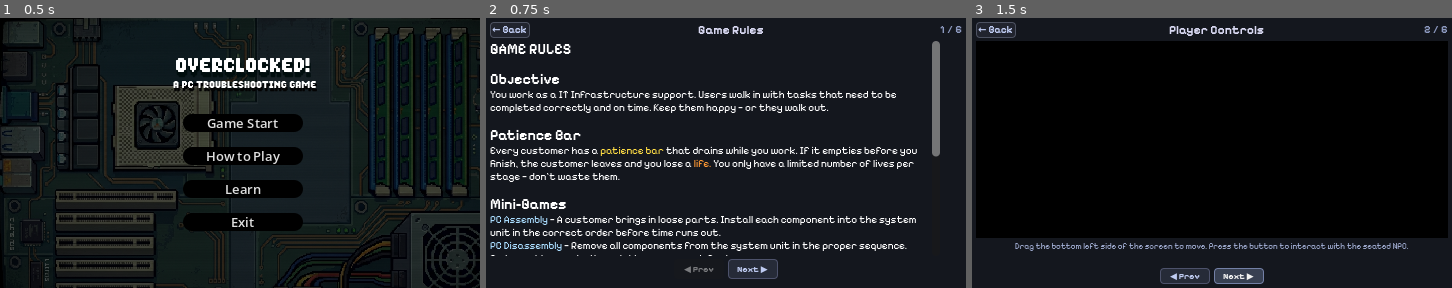
Above: before the commit, frames 1-3 (left to right).
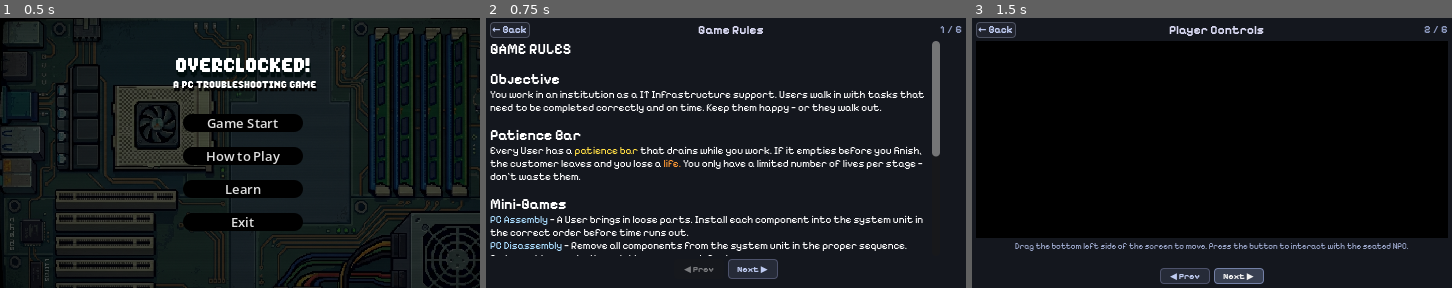
Above: after the commit, the same moments.

Repository: Raikosuu/Full-Tech-Panic_Public
Game: Godot game, scene res://scenes/main_menu.tscn
Two runs of this game, one before a commit and one after it. Both use one fixed random seed, a clock stepped at 60 frames per second and the inputs below. Video files are missing from this copy of the repository; at most half a second of black plays in their place.
Inputs:
- Up to frame 1 (0.5 s): no input
- Up to frame 2 (0.75 s): click "How to Play" at 0.5 s
- Up to frame 3 (1.5 s): click "Next ▶" at 1.25 s

Frame 1 is identical in both runs. In frame 2, 7.7% of the frame differs, in the area x 0-92%, y 26-81%; in frame 3, nothing differs.

Commit message:
game optimization

Diff:
--- a/scenes/minigame2_disassembly.tscn
+++ b/scenes/minigame2_disassembly.tscn
@@ -113,7 +113,7 @@
 [node name="RAM_Module" parent="." unique_id=523341169 instance=ExtResource("12_dis")]
 position = Vector2(226.00002, 129)
 allow_unsnap = true
-blocked_by_parts = Array[NodePath]([NodePath("../SU_panel")])
+blocked_by_parts = Array[NodePath]([NodePath("../SU_panel"), NodePath("../SU_panel")])
 
 [node name="SU_Battery" parent="." unique_id=1760540282 instance=ExtResource("13_dis")]
 position = Vector2(242.00002, 111)
--- a/scripts/drag_cont.gd
+++ b/scripts/drag_cont.gd
@@ -33,9 +33,13 @@
 	_default_collision_layer = collision_layer
 	_default_collision_mask = collision_mask
 	_update_bounds()
+
 func _is_blocked() -> bool:
 	for path in blocked_by_parts:
+		# Try relative first, then fall back to the root scene node
 		var node = get_node_or_null(path)
+		if node == null:
+			node = get_tree().current_scene.get_node_or_null(path)
 		if node and "snapped" in node and node.snapped:
 			return true
 	return false
--- a/scripts/how_to_play.gd
+++ b/scripts/how_to_play.gd
@@ -36,13 +36,13 @@
 const RULES_TEXT = """[b]GAME RULES[/b]
 
 [b]Objective[/b]
-You work as a IT Infrastructure support. Users walk in with tasks that need to be completed correctly and on time. Keep them happy — or they walk out.
+You work in an institution as a IT Infrastructure support. Users walk in with tasks that need to be completed correctly and on time. Keep them happy — or they walk out.
 
 [b]Patience Bar[/b]
-Every customer has a [color=#ffdd44]patience bar[/color] that drains while you work. If it empties before you finish, the customer leaves and you lose a [color=#ff9933]life.[/color] You only have a limited number of lives per stage — don't waste them.
+Every User has a [color=#ffdd44]patience bar[/color] that drains while you work. If it empties before you finish, the customer leaves and you lose a [color=#ff9933]life.[/color] You only have a limited number of lives per stage — don't waste them.
 
 [b]Mini-Games[/b]
-[color=#aaddff]PC Assembly[/color] — A customer brings in loose parts. Install each component into the system unit in the correct order before time runs out.
+[color=#aaddff]PC Assembly[/color] — A User brings in loose parts. Install each component into the system unit in the correct order before time runs out.
 [color=#aaddff]PC Disassembly[/color] — Remove all components from the system unit in the proper sequence. Order matters — don't yank the wrong part first.
 [color=#aaddff]RJ45 Crimping (T568-B)[/color] — Arrange the eight wires in T568-B color order inside the connector, then hit CRIMP before the timer expires.
 [color=#aaddff]RJ45 Crimping (T568-A)[/color] — Same as above but wired to the T568-A standard. Know the difference.
--- a/scripts/snap_zone.gd
+++ b/scripts/snap_zone.gd
@@ -40,7 +40,6 @@
 	if not pressed:
 		return
 
-	# Check if the click/touch landed inside our collision area
 	var click_pos: Vector2
 	if event is InputEventMouseButton:
 		click_pos = event.position
@@ -58,6 +57,10 @@
 	elif shape is RectangleShape2D:
 		inside = Rect2(-(shape as RectangleShape2D).size / 2, (shape as RectangleShape2D).size).has_point(local_click)
 	if not inside:
+		return
+
+	# ── Block eject if the snapped component is blocked ──────────────────
+	if _snapped_component.has_method("_is_blocked") and _snapped_component._is_blocked():
 		return
 
 	_eject_component()
